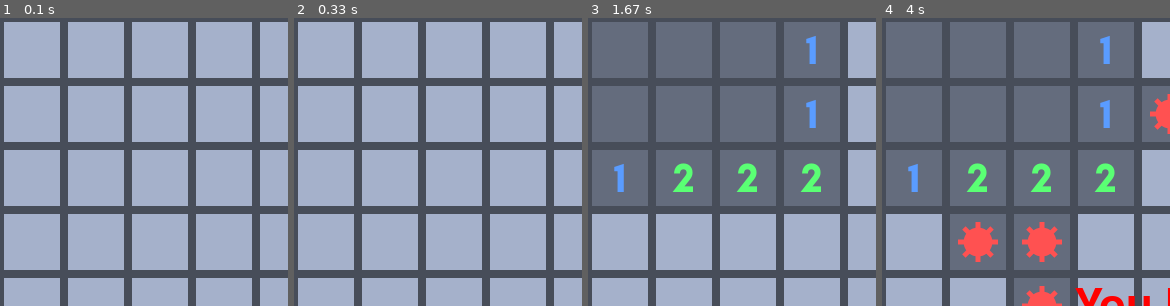
Above: before the commit, frames 1-4 (left to right).
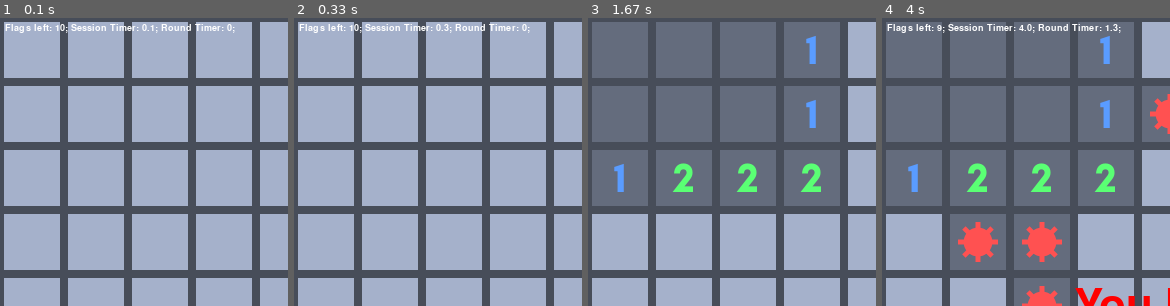
Above: after the commit, the same moments.

Repository: las-r/minesweeper-pygame
Game: pygame game, started from minesweeper.py
Two runs of this game, one before a commit and one after it. Both use one fixed random seed, a clock stepped at 60 frames per second and the inputs below.
Inputs (mouse positions are % of the whole screen's width and height, from its top left):
- Up to frame 1 (0.1 s): no input
- Up to frame 2 (0.33 s): no input
- Up to frame 3 (1.67 s): click (82, 47) at 0.38 s; hold R 0.67-1.13 s; move the mouse to (26, 51) at 0.7 s; tap I at 1.17 s; click (24, 13) at 1.55 s
- Up to frame 4 (4 s): click (51, 61) at 1.88 s; click (76, 66) at 2.22 s; right-click (81, 48) at 2.55 s; click (19, 37) at 2.88 s; tap I at 3.73 s
The pictures show only the part of the screen within x 0-50%, y 0-50%; the shares and areas given below are measured in that part.

The runs differ from the first frame. In frame 1, 0.9% of the frame differs, in the area x 1-82%, y 2-6%; in frame 2, 0.9%; in frame 3, nothing differs; in frame 4, 0.9%, in the area x 1-83%, y 2-6%.

Commit message:
Add info option

Diff:
--- a/minesweeper.py
+++ b/minesweeper.py
@@ -7,7 +7,8 @@
 
 # initialize
 pygame.init()
-font = pygame.font.Font(None, 64)
+RESULTFONT = pygame.font.Font(None, 64)
+INFOFONT = pygame.font.Font(None, 14)
 
 # settings
 BWIDTH, BHEIGHT = 9, 9 # board size
@@ -21,12 +22,17 @@
 BG = (71, 77, 89)
 GREEN = (0, 255, 0)
 RED = (255, 0, 0)
+WHITE = (255, 255, 255)
 
 # variables
-playing = True
+playing = False
 win = False
 firstClick = True
 flagAmnt = 0
+info = True
+time = 0
+roundTime = 0
+lastEnd = 0
 
 # board
 board = [[0 for _ in range(BHEIGHT)] for _ in range(BWIDTH)] # mine board
@@ -191,6 +197,12 @@
 while running:
     screen.fill(BG)
 
+    # time
+    time = round(pygame.time.get_ticks() / 1000, 1)
+
+    if playing:
+        roundTime = round(time - lastEnd, 1)
+
     # draw the board
     drawBoard()
 
@@ -206,11 +218,14 @@
             w = mouseX // TILESIZE
             h = mouseY // TILESIZE
 
-            if event.button == 1 and playing:  # left mb
+            if event.button == 1:  # left mb
                 if firstClick:
                     generateBoard(w, h)
                     firstClick = False
-                click(w, h)
+                    playing = True
+                    lastEnd = pygame.time.get_ticks() / 1000  # Start the round timer
+                if playing:
+                    click(w, h)
             elif event.button == 3 and playing:  # right mb
                 flag(w, h)
 
@@ -221,18 +236,30 @@
                 board = [[0 for _ in range(BHEIGHT)] for _ in range(BWIDTH)]
                 revealed = [[False for _ in range(BHEIGHT)] for _ in range(BWIDTH)]
                 flags = [[False for _ in range(BHEIGHT)] for _ in range(BWIDTH)]
-                playing = True
+                playing = False
                 win = False
                 firstClick = True
                 flagAmnt = 0
+                time = 0
+                roundTime = 0
+                lastEnd = pygame.time.get_ticks() / 1000
+
+            if event.key == pygame.K_i:
+                # info
+                info = not info
+
+    # info text
+    if info:
+        text = INFOFONT.render(f"Flags left: {MINES - flagAmnt}; Session Timer: {time}; Round Timer: {roundTime};", True, WHITE)
+        screen.blit(text, (5, 5))
 
     # win lose text
-    if not playing:
+    if not playing and not firstClick:
         if win:
-            text = font.render(WINTEXT, True, GREEN)
+            text = RESULTFONT.render(WINTEXT, True, GREEN)
             screen.blit(text, text.get_rect(center=(WIDTH // 2, HEIGHT // 2)))
         else:
-            text = font.render(LOSETEXT, True, RED)
+            text = RESULTFONT.render(LOSETEXT, True, RED)
             screen.blit(text, text.get_rect(center=(WIDTH // 2, HEIGHT // 2)))
 
     # update the display
